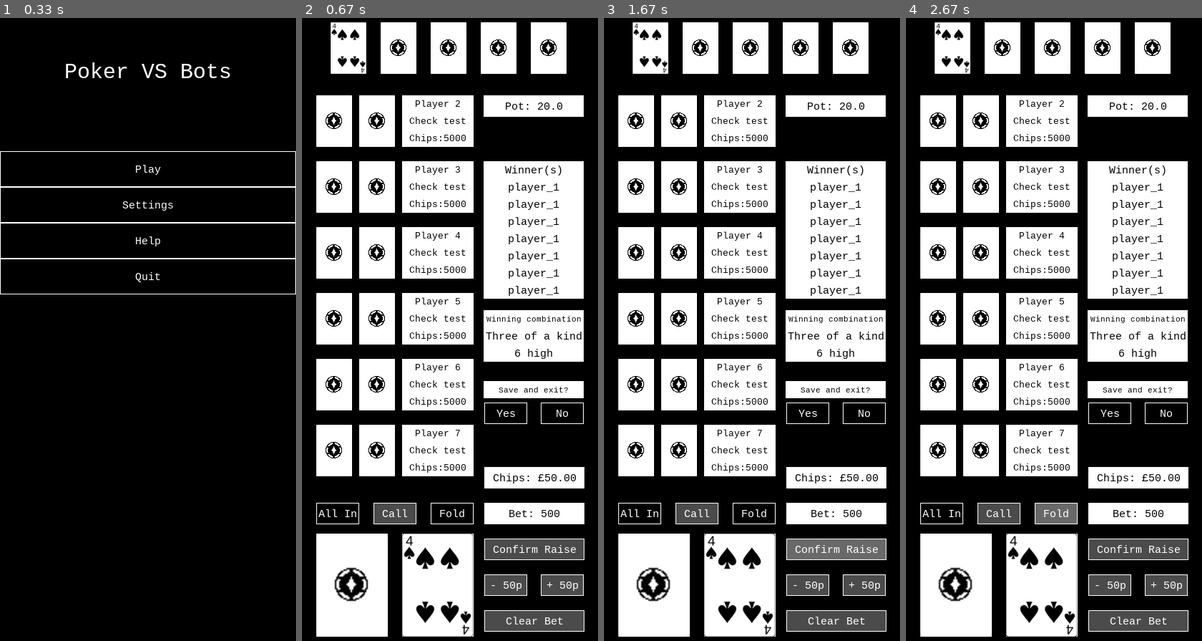
Above: before the commit, frames 1-4 (left to right).
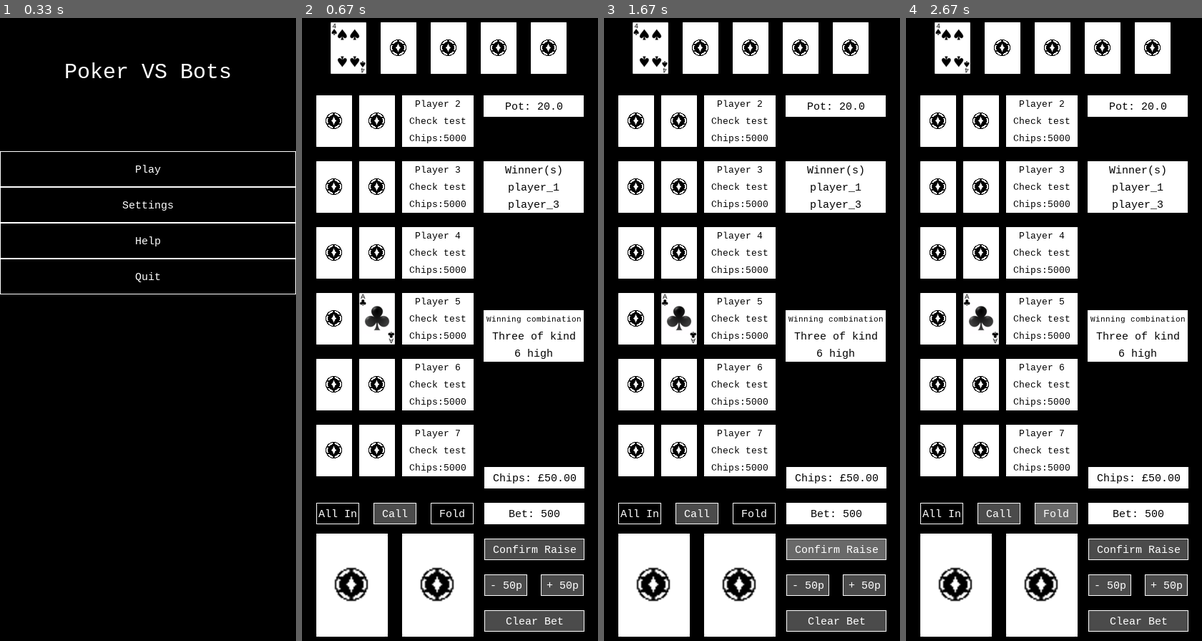
Above: after the commit, the same moments.

Repository: jmsyuen/nea
Game: pygame game, started from pygametest.py
Two runs of this game, one before a commit and one after it. Both use one fixed random seed, a clock stepped at 60 frames per second and the inputs below.
Inputs (mouse positions are in pixels of both pictures, inside the frame that each line leads up to):
- Up to frame 1 (0.33 s): no input
- Up to frame 2 (0.67 s): click "Play" at 0.38 s
- Up to frame 3 (1.67 s): click "All In" at 0.72 s; click (660, 229) at 1.05 s; click (858, 553) at 1.38 s
- Up to frame 4 (2.67 s): click (1059, 111) at 1.72 s; click "Fold" at 2.55 s

Frame 1 is identical in both runs. In frame 2, 7.4% of the frame differs, in the area x 19-96%, y 29-100%; in frame 3, 7.4%; in frame 4, 7.4%.

Commit message:
Update game logic and UI for poker game. - Changed poker hand combinations and their names. - Removed unnecessary code for drawing the game. - Added functions for folding, checking, and betting. - Added a function to show the winners of a hand. - Added a function to ask the user if they want to save the game. (generated by blackbox.ai ) tidy

Diff:
--- a/main.py
+++ b/main.py
@@ -236,16 +236,16 @@
           elif combination == 4:
             combination = "Three of a kind"
           elif combination == 5:
-            combination = "high Straight"
+            combination = "Straight"
           elif combination == 6:
-            combination = "high Flush"
+            combination = "Flush"
           elif combination == 7:
             combination = "Full house"
             combination_high += ", " + str(value_to_name(player[3]))
           elif combination == 8:
             combination = "Four of a kind"
           elif combination == 9:
-            combination = "high Straight Flush"
+            combination = "Straight Flush"
           elif combination == 10:
             combination = "Royal Flush"
 
--- a/pygametest.py
+++ b/pygametest.py
@@ -220,36 +220,7 @@
     self.draw_card(size, new_card, position)
 
 
-  def draw_game(self):
-    #first time draw
-
-
-    #5 small cards at top
-    for i in range(5):
-      self.draw_card("small", "back", self.locations["public"][i])
-
-    #list of players on left for right handed players on mobile
-    for player_id_value in range(2, 8):  #range of other opponents #player in players ########change this range
-      player_id = f"player_{player_id_value}"
-      self.draw_card("small", "back", self.locations[player_id][0])
-      self.draw_card("small", "back", self.locations[player_id][1])
-
-      self.draw_player_info(player_id_value, "Check test", 5000) ###change to starting chips total_chips_left
-
-    #big cards bottom left
-    self.draw_card("big", "back", self.locations["player_1"][0])
-    self.draw_card("big", "back", self.locations["player_1"][1])
-
-    #dynamic variables to be udpated
-    self.update_pot(20.00)
-    self.draw_text_box("Chips: £50.00", self.BLACK, self.WHITE, 15, 15 + self.BIG_CARD_WIDTH*2, self.HEIGHT - 255, 140, 30)
-
-    #buttons ADD FUNCTIONS ###
-
-
-    #update display
-    pygame.display.flip()
-
+#buttons ADD FUNCTIONS ###
   def fold_check_bet(self):
     #show bet amount, minimum value £0.50 to prevent raising nothing
     self.draw_text_box("Bet: £0.50", self.BLACK, self.WHITE, 15, 15 + self.BIG_CARD_WIDTH*2, self.HEIGHT - 205, 140, 30)
@@ -275,6 +246,7 @@
     self.draw_button("- 50p", self.BLACK, 15 + self.BIG_CARD_WIDTH*2 , self.HEIGHT - 105, 60, 30, self.blank)
     self.draw_button("+ 50p", self.BLACK, self.WIDTH - 80, self.HEIGHT - 105, 60, 30, self.blank)
     self.draw_button("Confirm Raise", self.BLACK, 15 + self.BIG_CARD_WIDTH*2 , self.HEIGHT - 155, 140, 30, self.blank)
+
 
   def fold_all_in(self, highest_bet):
     self.draw_text_box(f"Bet: {highest_bet}", self.BLACK, self.WHITE, 15, 15 + self.BIG_CARD_WIDTH*2, self.HEIGHT - 205, 140, 30)
@@ -294,27 +266,55 @@
     self.draw_button("Confirm Raise", self.DARK_GREY, 15 + self.BIG_CARD_WIDTH*2 , self.HEIGHT - 155, 140, 30, self.blank)
 
 
-  def show_winners(self):
+  def show_winners(self, winners, combination, combination_high):
     self.draw_text_box("Winning combination", self.BLACK, self.WHITE, 11, self.WIDTH - 160, 422, 140, 24)
-    self.draw_text_box("Three of a kind", self.BLACK, self.WHITE, 15, self.WIDTH - 160, 446, 140, 24)#
-    self.draw_text_box("6 high", self.BLACK, self.WHITE, 15, self.WIDTH - 160, 470, 140, 24)#
+    self.draw_text_box(f"{combination}", self.BLACK, self.WHITE, 15, self.WIDTH - 160, 446, 140, 24)#
+    self.draw_text_box(f"{combination_high} high", self.BLACK, self.WHITE, 15, self.WIDTH - 160, 470, 140, 24)#
 
     self.draw_text_box("Winner(s)", self.BLACK, self.WHITE, 15, self.WIDTH - 160, 214, 140, 24)
-    for i in range(7):  #winner in winners
-      self.draw_text_box("player_1", self.BLACK, self.WHITE, 15, self.WIDTH - 160, 238 + i * 24, 140, 24)
-
-    #continue to next round or save
+    for i in range(len(winners)):  #winner in winners
+      self.draw_text_box(f"{winners[i]}", self.BLACK, self.WHITE, 15, self.WIDTH - 160, 238 + i * 24, 140, 24)
+
+
+  def ask_save(self): #continue to next round or save #may be unused
     self.draw_text_box("Save and exit?", self.BLACK, self.WHITE, 11, self.WIDTH - 160, self.HEIGHT - 375, 140, 24)
     self.draw_button("Yes", self.BLACK, 15 + self.BIG_CARD_WIDTH*2 , self.HEIGHT - 345, 60, 30, self.MainMenu)
     self.draw_button("No", self.BLACK, self.WIDTH - 80, self.HEIGHT - 345, 60, 30, self.blank)
 
 
-  def game_loop(self):
+  def draw_game(self):
+    #first time draw
+
+
+    #5 small cards at top
+    for i in range(5):
+      self.draw_card("small", "back", self.locations["public"][i])
+
+    #list of players on left for right handed players on mobile
+    for player_id_value in range(2, 8):  #range of other opponents #player in players ########change this range
+      player_id = f"player_{player_id_value}"
+      self.draw_card("small", "back", self.locations[player_id][0])
+      self.draw_card("small", "back", self.locations[player_id][1])
+
+      self.draw_player_info(player_id_value, "Check test", 5000) ###change to starting chips total_chips_left
+
+    #big cards bottom left
+    self.draw_card("big", "back", self.locations["player_1"][0])
+    self.draw_card("big", "back", self.locations["player_1"][1])
+
+    pygame.display.flip()
+
+
+  def game_loop(self):  #used to integrate with main.py
+    #dynamic variables to be udpated
+    self.update_pot(20.00)
+    self.draw_text_box("Chips: £50.00", self.BLACK, self.WHITE, 15, 15 + self.BIG_CARD_WIDTH*2, self.HEIGHT - 255, 140, 30)
 
     self.fold_all_in(500)
-    self.show_winners()
+    self.show_winners(["player_1", "player_3"], "Three of kind", 6)
     self.flip_card("small", "spades.4",self.locations["public"][0])
-    self.flip_card("big", "spades.4",self.locations["player_1"][1])
+    self.flip_card("small", "clubs.14",self.locations["player_5"][1])
+
     pygame.display.flip()
 
 
